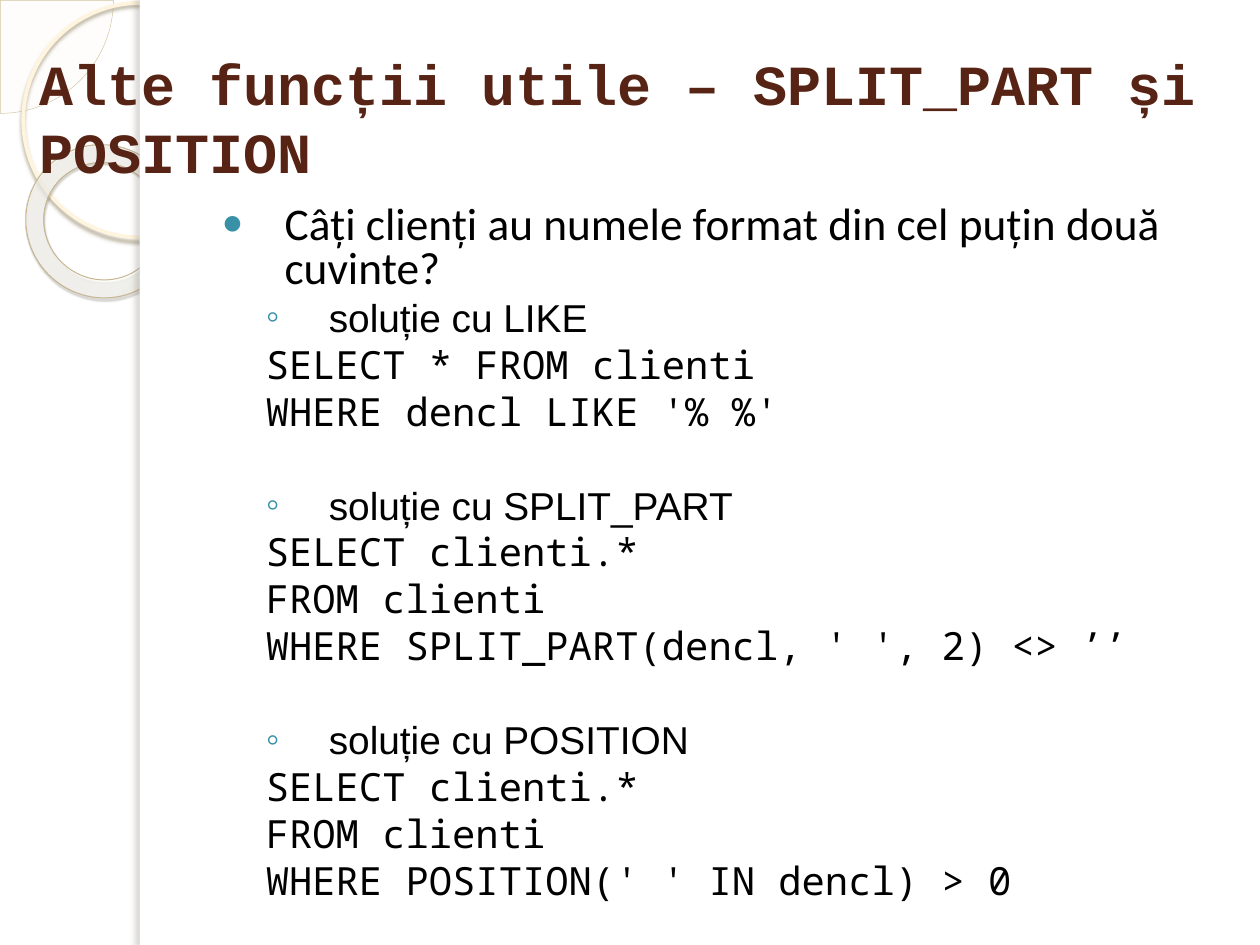
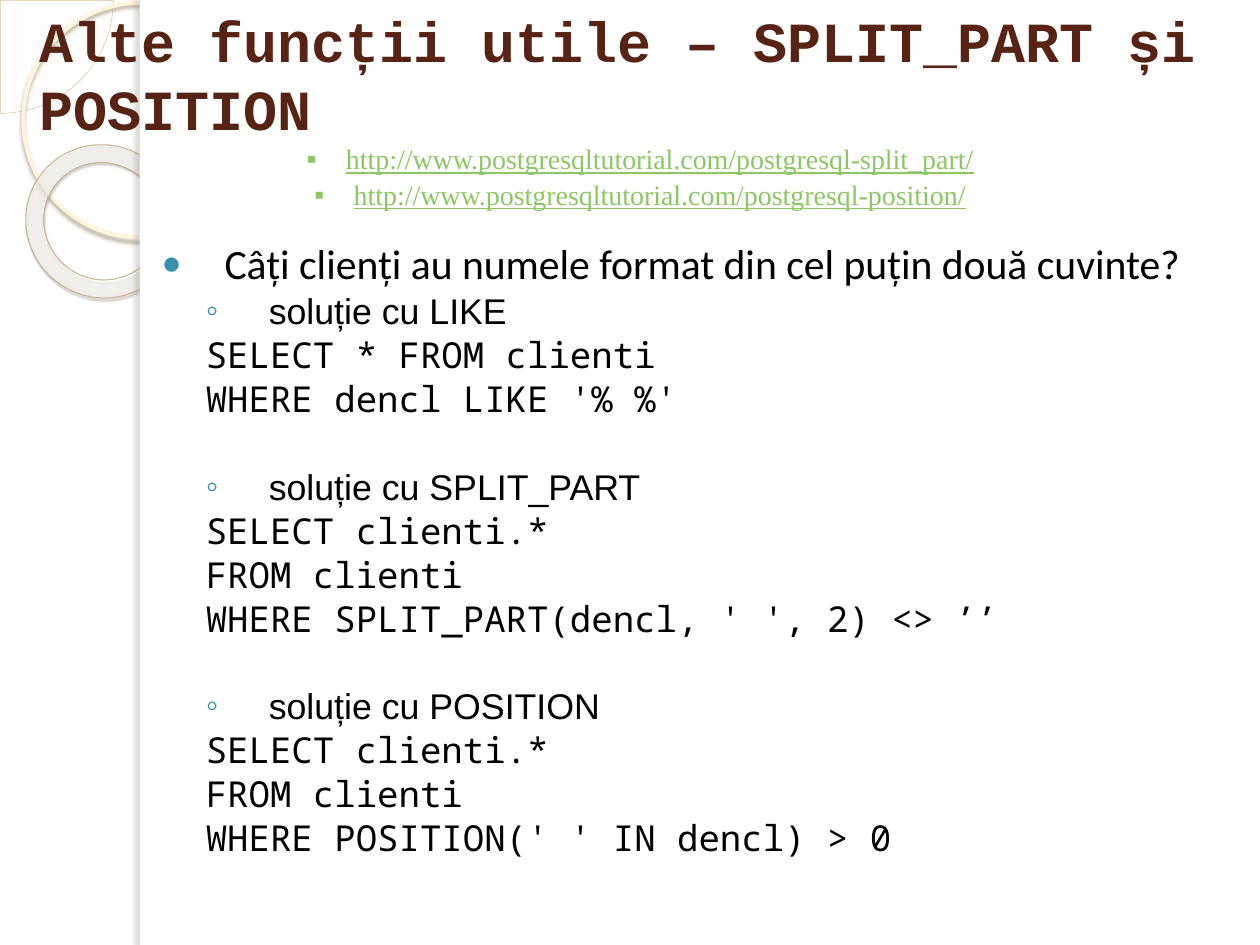
Before and after one commit to marinfotache/Baze-de-date-I, a slide deck: slide 62 of 11-13_SQL_Interogari - elemente de baza/12_SQL3_SELECT_Expresii si predicate.pptx (slide 60 before the commit). Drawn at 1260x945 pixels with LibreOffice and Linux fonts; fonts in the diff are those of the drawing; background and template pictures are left out. Boxes give left, top, right and bottom in pixels: in the first picture for what was removed or moved away, otherwise in the second. Text is boxed around its words. In the diff, an @@ line names an element or a change of style, - is before the commit and + after.

```diff
--- a/11-13_SQL_Interogari - elemente de baza/12_SQL3_SELECT_Expresii si predicate.pptx
+++ b/11-13_SQL_Interogari - elemente de baza/12_SQL3_SELECT_Expresii si predicate.pptx
@@ title "Alte funcții utile – SPLIT_PART ...": place and size @@
-title "Alte funcții utile – SPLIT_PART ..." at (39,64,1196,188)
+title "Alte funcții utile – SPLIT_PART ..." at (39,21,1196,145)
@@ text added at (346,149,973,211), 16 pt, text #8DC765, underline @@
+▪ http://www.postgresqltutorial.com/postgresql-split_part/
+▪ http://www.postgresqltutorial.com/postgresql-position/
@@ text "Câți clienți au numele format ...": place and size @@
-text "Câți clienți au numele format ..." at (266,208,1159,901)
+text "Câți clienți au numele format ..." at (206,250,1180,857)
@@ text "Câți clienți au numele format ..." at (206,250,1180,857): size 25.9 to 23.8 pt in "Câți clienți au numele format din cel ..."; size 22.2 to 20.4 pt in "soluție cu LIKE", "SELECT * FROM clienti", "WHERE dencl LIKE '% %'", "soluție cu SPLIT_PART" and 7 more places @@
```
Also in this commit, not shown: 14 other slides changed, 2 slides added.
